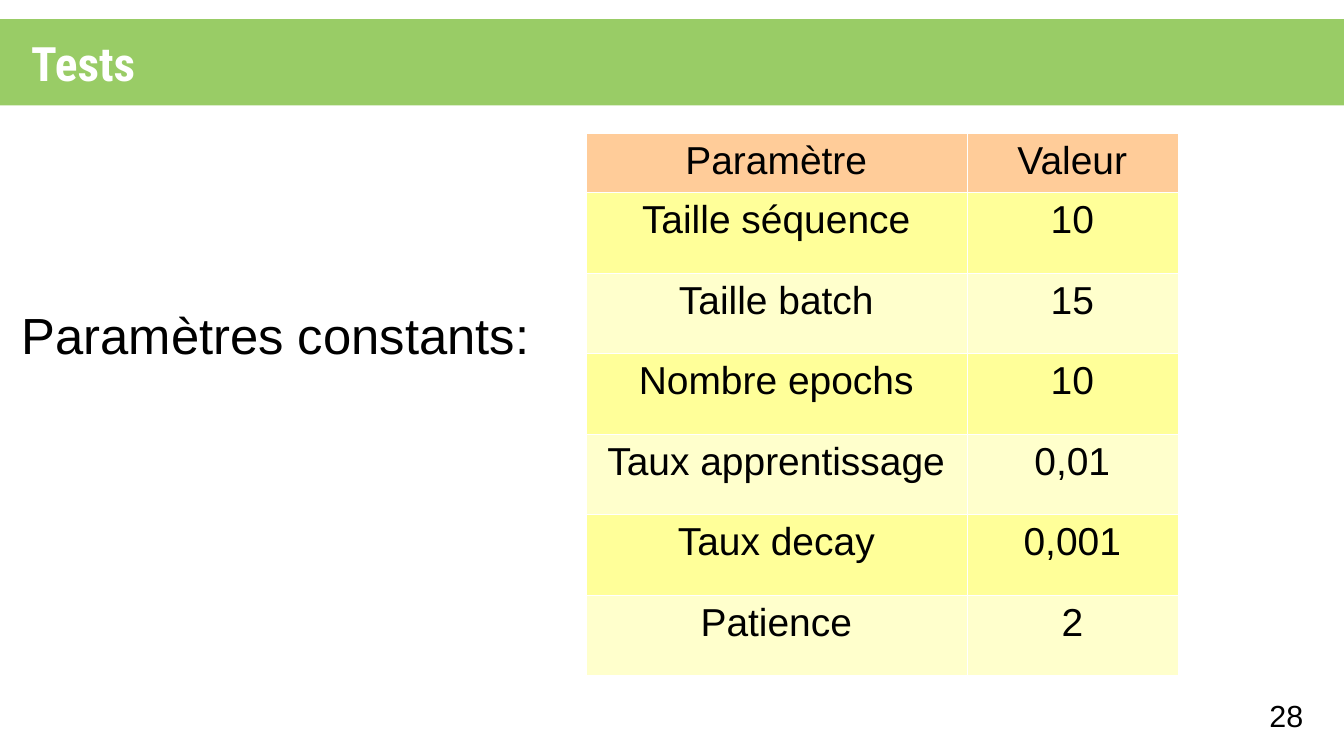
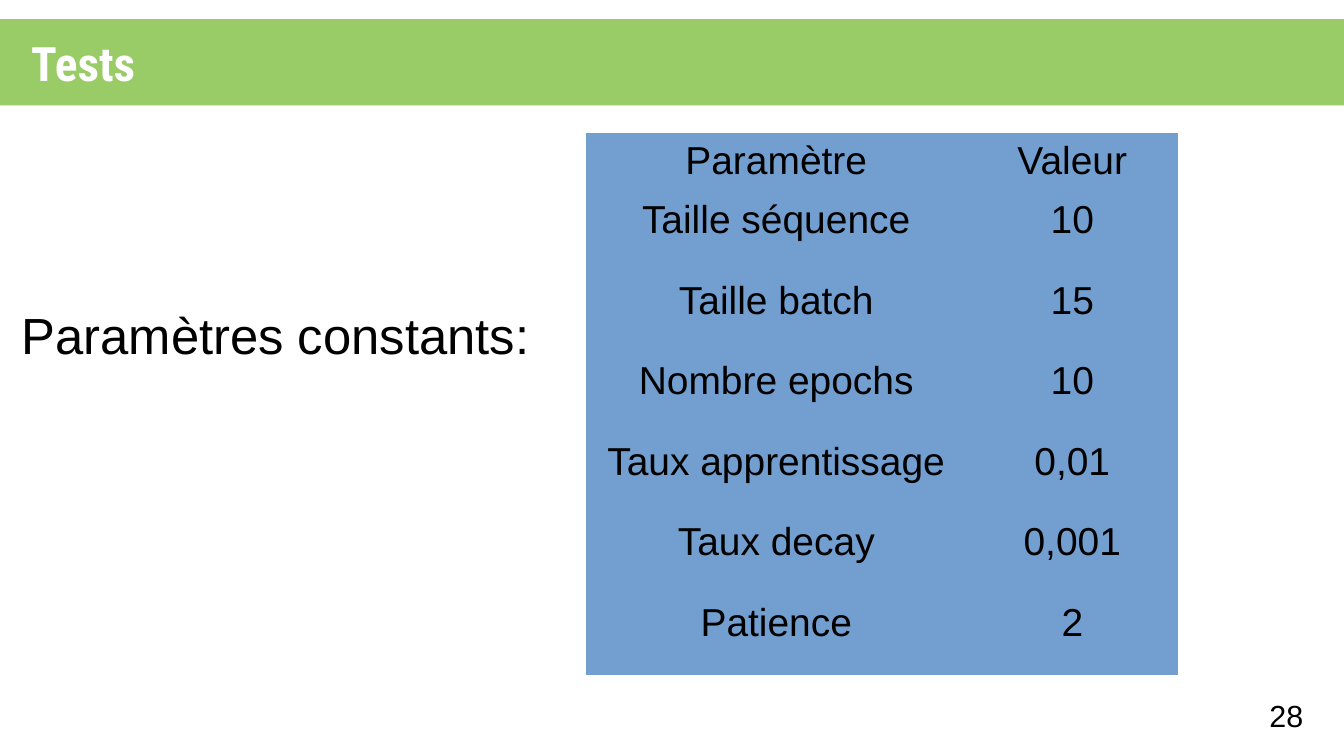
Before and after one commit to XgLsuLzRMy/Composition-Musicale-par-Reseau-de-Neurones, a slide deck: slide 28 of projet.odp. Drawn at 1344x756 pixels with LibreOffice and Linux fonts; fonts in the diff are those of the drawing. Boxes give left, top, right and bottom in pixels: in the first picture for what was removed or moved away, otherwise in the second. Text is boxed around its words. In the diff, an @@ line names an element or a change of style, - is before the commit and + after.

```diff
--- a/projet.odp
+++ b/projet.odp
@@ table at bbox=[587, 133, 1178, 673] @@
@@ fill #FFCC99 to #729FCF in row 1 @@
@@ fill #FFFF99 to #729FCF in 6 cells @@
@@ fill #FFFFCC to #729FCF in 6 cells @@
@@ borders changed @@
```
Also in this commit, not shown: 6 other slides changed, 1 slide added, 1 slide removed, 1 other file.
